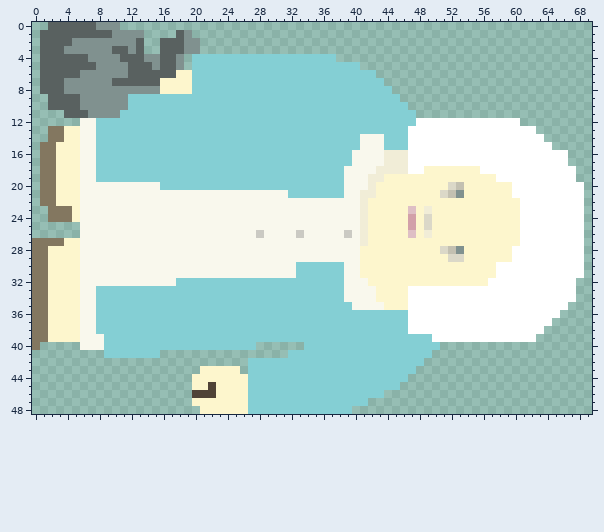
Edited in one commit: sprite sheet (img/mami_walk1.png). The picture above was drawn from the file before the commit.
The file is 70x49 pixels.
New version:
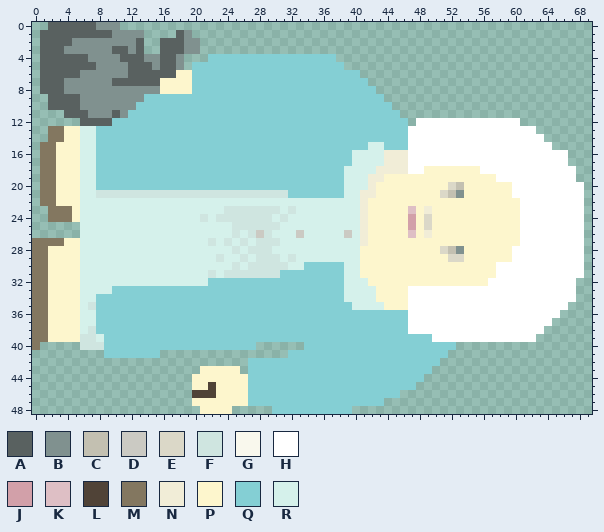
Palette (. is transparent): A #596160  B #80918f  C #c3c0b1  D #cbcac3  E #dbd8c8  F #cfe5e0  G #f9f8ed  H #ffffff  J #d2a0a9  K #debfc5  L #504337  M #837760  N #f1edd7  P #fdf6cd  Q #84cfd4  R #d5f1eb
Diff:
Changed rows in their new state; - is an unchanged pixel.
first column x 6:
 4 --------------..-------------------------------
 5 ---------------------------------..------------
 6 -----------------------------------..----------
 7 ------------------------------------..---------
 8 -------------------------------------..--------
 9 ------BB------------------------------..-------
10 ------B--------------------------------..------
11 ----AB----------------------------------..-----
12 AAAA-------------------------------------.-----
13 RR---------------------------------------------
14 RR---------------------------------QQQ---------
15 RR---------------------------------QRR---------
16 RR--------------------------------RRRR---------
17 RR--------------------------------RRRR---------
18 RR-------------------------------RRRR----------
19 RR-------------------------------RRR-----------
20 RRQQQQQQQQ-----------------------RRR-----------
21 RRFFFFFFFFFFFFFFFFFFFFFFFF-------RR------------
22 RRRRRRRRRRRRRRRRRRRRRRRRRRRRRRRRRRR------------
23 RRRRRRRRRRRRRRRRRRFFFFFFFRFRRRRRRRR------------
24 RRRRRRRRRRRRRRRFRFFFFFFFRFRRRRRRRRR------------
25 RRRRRRRRRRRRRRRRRRRFFFFFFRRRRRRRRRR------------
26 RRRRRRRRRRRRRRRRRRRFRF-FRRR-RRRRR-R------------
27 RRRRRRRRRRRRRRRRFRFRFRFFFRRRRRRRRRR------------
28 RRRRRRRRRRRRRRRRRRRFRFFFRRRRRRRRRRR------------
29 RRRRRRRRRRRRRRRRRFRRFRFFFRFRRRRRRRR------------
30 RRRRRRRRRRRRRRRRRRRFRFFFFFRR-----RR------------
31 RRRRRRRRRRRRRRRRFRFFFFFFFQQ------RR------------
32 RRRRRRRRRRRRRRRR-----------------RRR-----------
33 RRRR-----------------------------RRRR----------
34 RR-------------------------------RRRR----------
35 RF--------------------------------RRRR---------
36 RR---------------------------------------------
37 RR---------------------------------------------
38 RF---------------------------------------------
39 FFR--------------------------------------------
40 FFF------------------------------------------QQ
41 --------------------------------------------QQ-
42 -------------------------------------------QQ--
43 ------------------------------------------QQ---
44 -----------------------------------------QQ----
45 ----------------------------------------QQ-----
46 --------------------------------------QQ-------
47 ------------------------------------QQ---------
48 -------------------.....-----------------------
Changed places in both pictures, as pixel boxes (x1, y1, x2, y2):
erased: (192, 54, 208, 62)
changed: (80, 62, 456, 406)
erased: (232, 406, 272, 414)
